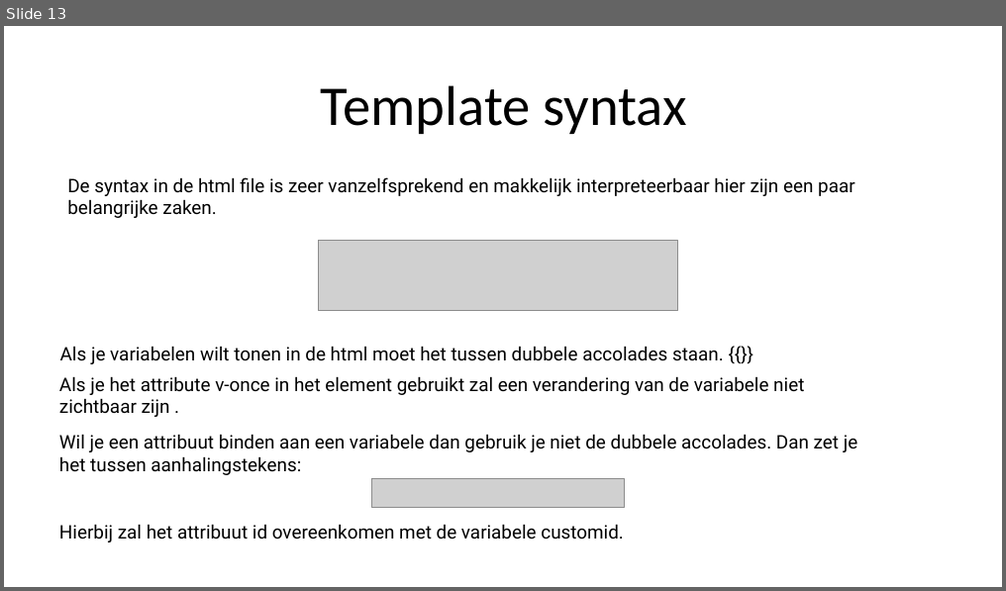
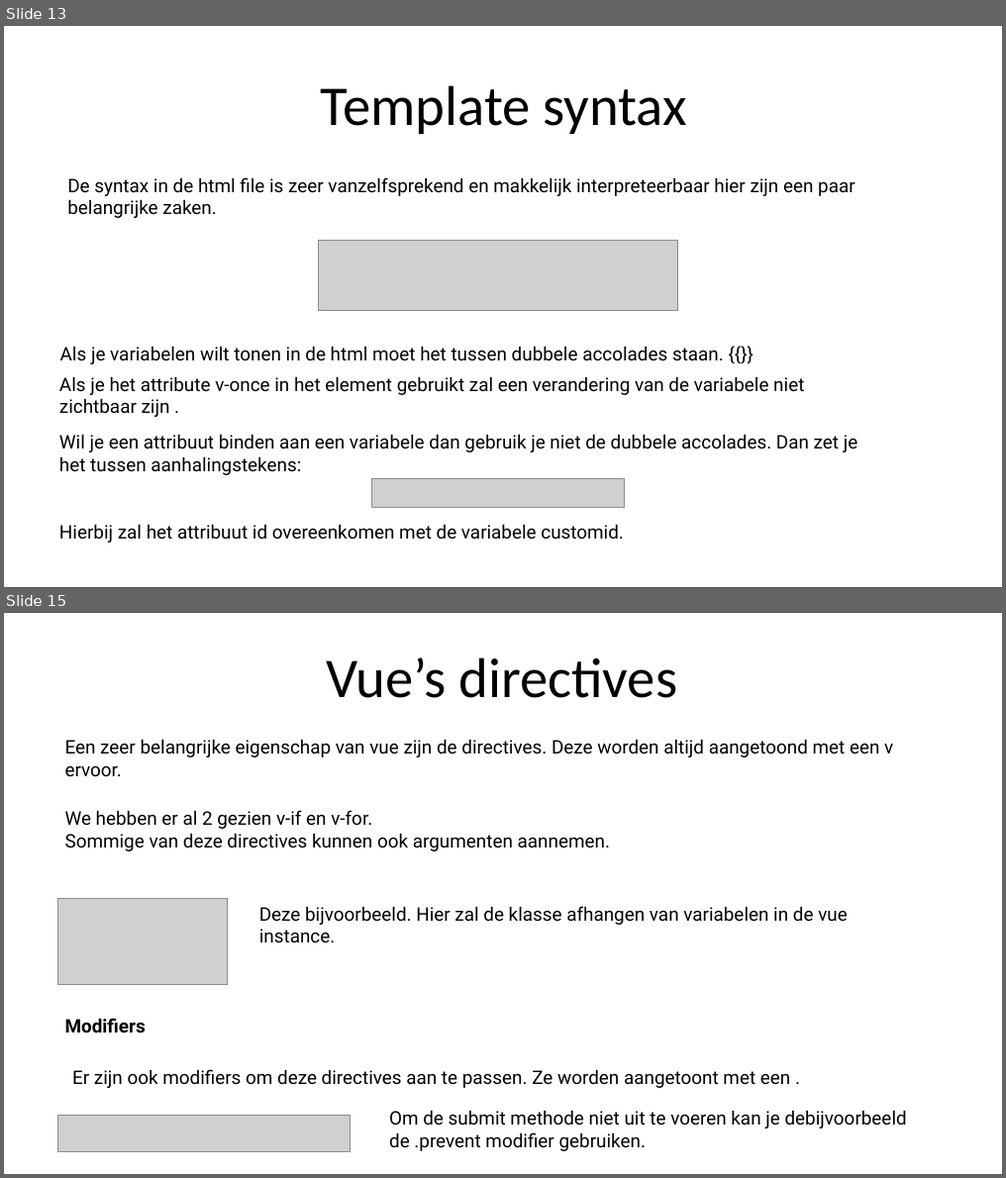
Before and after one commit to sepperenty/web-research-3, a slide deck: newTech/slideshow.pptx. Shown one above the other, each under a label of ours: slide 13 before the commit, slides 13 and 15 after it; the slides between them are not shown. The pictures are 1006x591 and 1006x1178 pixels, drawn with LibreOffice and Linux fonts; fonts in the diff are those of the drawing; grey boxes stand for pictures. Boxes give left, top, right and bottom in pixels: in the first picture for what was removed or moved away, otherwise in the second. Text is boxed around its words. In the diff, an @@ line names an element or a change of style, - is before the commit and + after.

```diff
--- a/newTech/slideshow.pptx
+++ b/newTech/slideshow.pptx
@@ slide 15 added at [4, 613, 1002, 1174], background #FFFFFF @@
@@ text added at [326, 658, 677, 698], 54 pt, text #000000 @@
+Vue’s directives
@@ text added at [65, 739, 893, 777], 18 pt, text #000000 @@
+Een zeer belangrijke eigenschap van vue zijn de directives. Deze worden altijd aangetoond met een v ervoor.
@@ text added at [65, 810, 610, 852], 18 pt, text #000000 @@
+We hebben er al 2 gezien v-if en v-for.
+Sommige van deze directives kunnen ook argumenten aannemen.
@@ picture added at [57, 898, 227, 985] @@
@@ text added at [259, 906, 847, 944], 18 pt, text #000000 @@
+Deze bijvoorbeeld. Hier zal de klasse afhangen van variabelen in de vue instance.
@@ text added at [65, 1018, 146, 1034], 18 pt, text #000000, bold @@
+Modifiers
@@ text added at [72, 1069, 790, 1088], 18 pt, text #000000 @@
+Er zijn ook modifiers om deze directives aan te passen. Ze worden aangetoont met een .
@@ picture added at [57, 1115, 350, 1152] @@
@@ text added at [389, 1110, 907, 1152], 18 pt, text #000000 @@
+Om de submit methode niet uit te voeren kan je debijvoorbeeld de .prevent modifier gebruiken.
```
Also in this commit, not shown: 1 slide changed, 11 other slides added, 1 slide removed, 15 other files.
